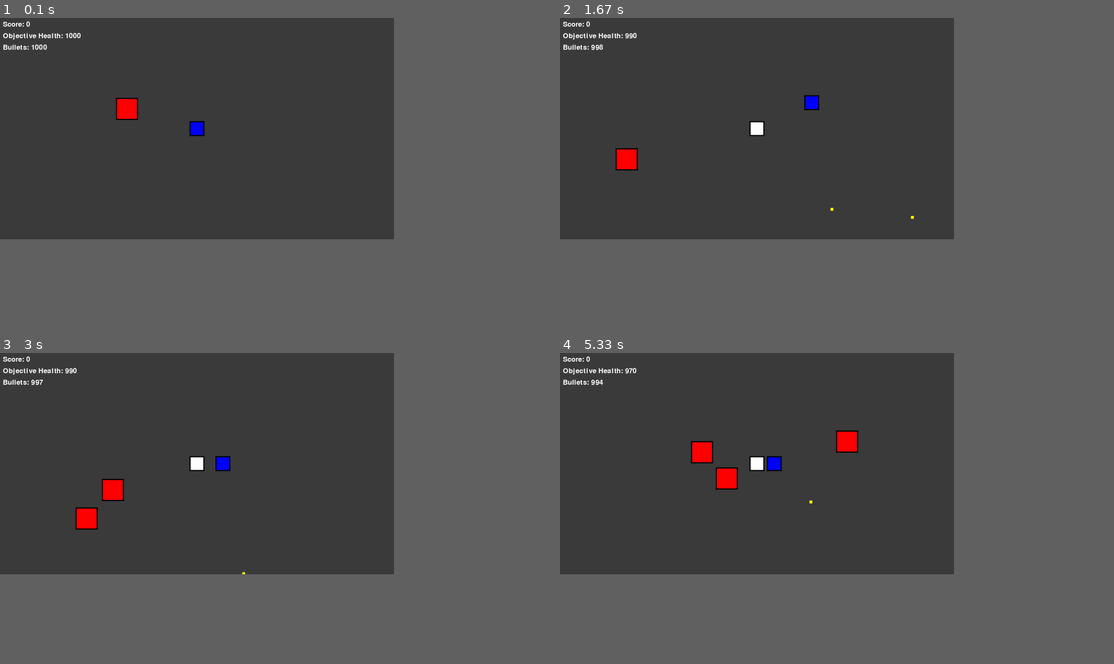
Above: before the commit, frames 1-4 (two rows, left to right).
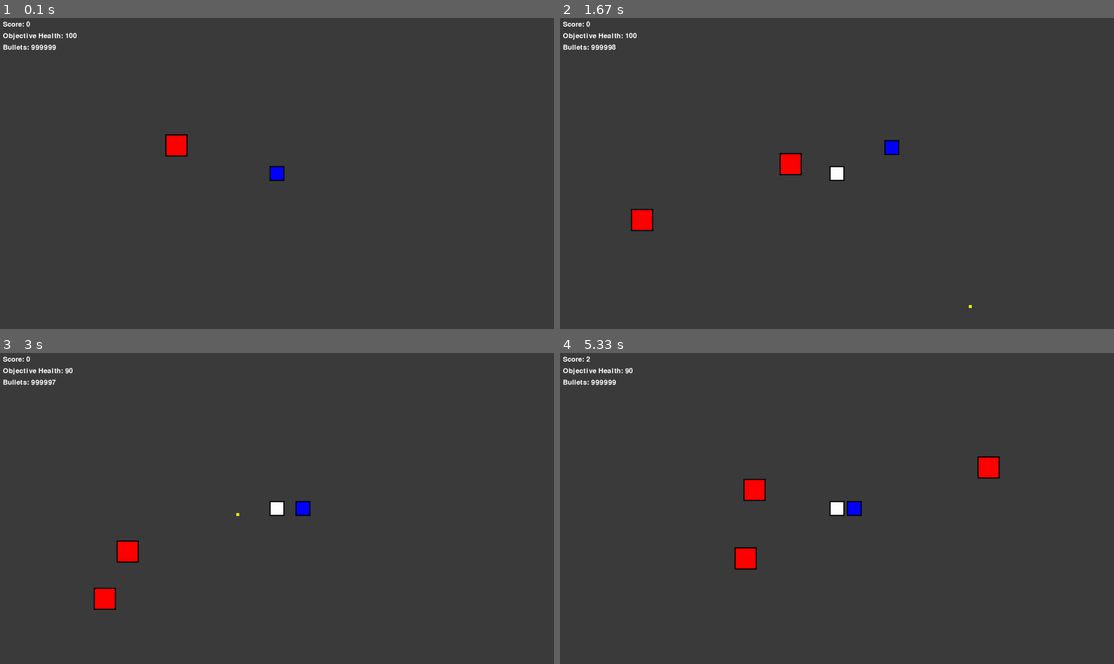
Above: after the commit, the same moments.

Repository: yyyort/Harry-Potter
Game: pygame game, started from mainPrototype.py
Two runs of this game, one before a commit and one after it. Both use one fixed random seed, a clock stepped at 60 frames per second and the inputs below.
Inputs (mouse positions are in pixels of both pictures, inside the frame that each line leads up to):
- Up to frame 1 (0.1 s): no input
- Up to frame 2 (1.67 s): click (837, 173) at 0.38 s; hold Right 0.67-1.13 s; hold D 0.67-1.13 s; move the mouse to (814, 189) at 0.7 s; hold Up 1.17-1.47 s; hold W 1.17-1.47 s; hold Right from 1.5 s (still down); hold D from 1.5 s (still down)
- Up to frame 3 (3 s): release Right at 1.97 s; release D at 1.97 s; hold Left 2-2.53 s; hold A 2-2.53 s; hold Down 2.57-2.87 s; hold S 2.57-2.87 s; hold Left from 2.9 s (still down); hold A from 2.9 s (still down)
- Up to frame 4 (5.33 s): release Left at 3.3 s; release A at 3.3 s; hold Up 3.33-3.7 s; hold W 3.33-3.7 s; hold Right 3.73-4.37 s; hold D 3.73-4.37 s; hold Down 4.4-4.77 s; hold S 4.4-4.77 s; hold Left 4.8-5.27 s; hold A 4.8-5.27 s; hold Right from 5.3 s (still down); hold D from 5.3 s (still down)
In our replay, the window is 640x360 before the commit and 900x506 after it. These sizes can differ from the game's own. Grey fills any space a smaller window leaves; there, only what the larger window draws over its background counts as a difference.

The runs differ from the first frame. In frame 1, 0.9% of the frame differs, in the area x 5-52%, y 4-53%; in frame 2, 1.4%; in frame 3, 1.7%; in frame 4, 2.3%, in the area x 4-80%, y 1-70%.

Commit message:
Update mainPrototype.py

Diff:
--- a/mainPrototype.py
+++ b/mainPrototype.py
@@ -1,17 +1,13 @@
-# Movement Border Added
+# Added Player Auto Attack Within Certain range of the enemy
 
 import pygame, sys, random, math
 
 # Initialize Pygame
 pygame.init()
 
-
 # Constants
-""" SCREEN_WIDTH = 1920
+SCREEN_WIDTH = 1920
 SCREEN_HEIGHT = 1080
- """
-SCREEN_WIDTH = 1366
-SCREEN_HEIGHT = 768
 BACKGROUND_COLOR = (60, 60, 60)
 PLAYER_COLOR = (0, 0, 255)
 OBJECTIVE_COLOR = (255, 255, 255)
@@ -22,10 +18,11 @@
 ENEMY_SPAWN_INTERVAL = 60  # Number of frames between enemy spawns
 ENEMY_START_SPAWN = 60
 BULLET_SPEED = 8
-MAX_BULLET_COUNT = 1000  # Maximum number of bullets the player can carry
+MAX_BULLET_COUNT = 999999  # Maximum number of bullets the player can carry
 BULLET_RELOAD_AMOUNT = 2  # Number of additional bullets gained per enemy kill
-BULLET_FIRE_DELAY = 5  # Delay in frames between consecutive shots
-OBJECTIVE_HIT_POINTS = 1000
+BULLET_FIRE_DELAY = 50  # Delay in frames between consecutive shots
+BULLET_AUTO_ATTACK_RADIUS = 250  # Adjust this radius as needed
+OBJECTIVE_HIT_POINTS = 100
 
 # Create the screen
 screen = pygame.display.set_mode((SCREEN_WIDTH, SCREEN_HEIGHT))
@@ -49,6 +46,20 @@
         if keys[pygame.K_DOWN] or keys[pygame.K_s] and self.rect.y < 1080 - 50:
             self.rect.y += PLAYER_SPEED
 
+    def auto_attack(self, enemies):
+        for enemy in enemies:
+            dx = enemy.rect.centerx - self.rect.centerx
+            dy = enemy.rect.centery - self.rect.centery
+            distance = math.sqrt(dx ** 2 + dy ** 2)
+
+            # Check if the enemy is within the auto-attack radius
+            if distance <= BULLET_AUTO_ATTACK_RADIUS:
+                if self.bullet_fire_delay == 0 and self.bullet_count > 0:
+                    bullet = Bullet(self.rect.centerx - 5, self.rect.centery - 5, enemy.rect.centerx, enemy.rect.centery)
+                    bullets.append(bullet)
+                    self.bullet_fire_delay = BULLET_FIRE_DELAY  # Set the firing delay
+                    self.bullet_count -= 1  # Decrement the bullet count
+
     def update(self):
         if self.bullet_fire_delay > 0:
             self.bullet_fire_delay -= 1
@@ -115,31 +126,16 @@
 clock = pygame.time.Clock()
 frame_count = 0
 
-
-"""
-added this to autofire per 1s or 1000ms
- """
-auto_fire = pygame.USEREVENT + 1
-pygame.time.set_timer(auto_fire, 1000)
-
 running = True
 while running:
     for event in pygame.event.get():
         if event.type == pygame.QUIT:
             running = False
 
-        """ added this for initiating auto fire """
-        if event.type == auto_fire:
-            mouse_x, mouse_y = pygame.mouse.get_pos()
-            bullet = Bullet(player.rect.centerx - 5, player.rect.centery - 5, mouse_x, mouse_y)
-            bullets.append(bullet)
-            player.bullet_fire_delay = BULLET_FIRE_DELAY  # Set the firing delay
-            player.bullet_count -= 1
-
-
     keys = pygame.key.get_pressed()
     player.move(keys)
 
+    player.auto_attack(enemies)
     # Spawn enemies at regular intervals
     if frame_count % ENEMY_SPAWN_INTERVAL == 0:
         enemies.append(Enemy())
